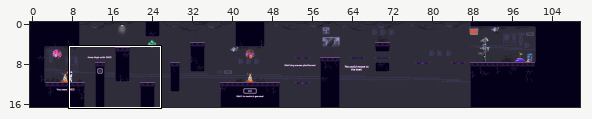
Tiled map (JSON): desktop/out/production/resources/levelsJson/tutorial2.tmj. Above, an overview of the earlier version with the close-up marked.
Close-up. Before the commit:
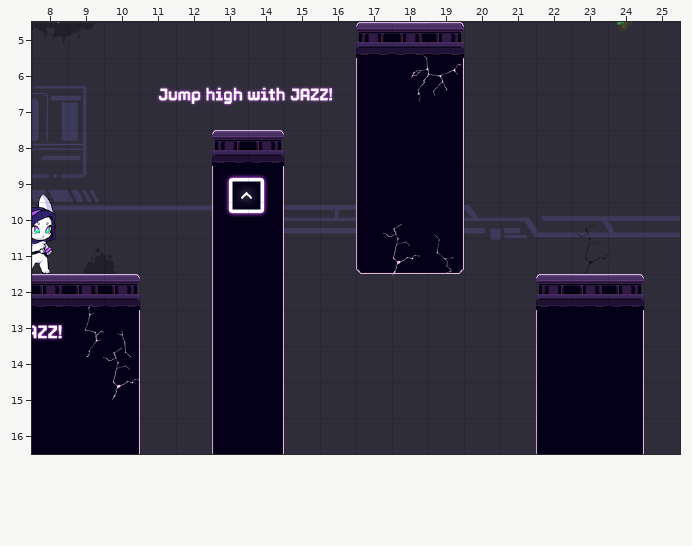
Cells are 64x64 px. Shown: x 8..25, y 5..16. The commit also changed other parts of the map, which this record leaves out.
And afterwards:
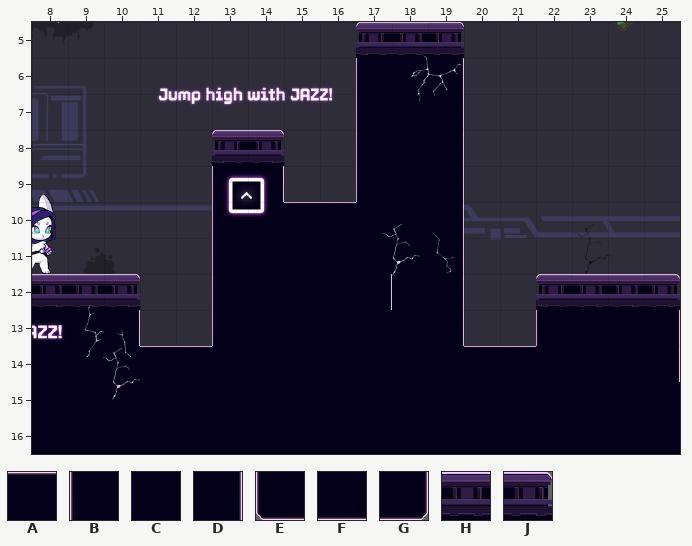
Key: from "rabbeatTileset": A 4, B 6, C 7, D 8, E 9, F 10, G 11, H 13, J 14.
_ is an empty cell.
The edit:
Layer "walls":
y 10: x 14..17 D__B -> CAAC
y 11: x 14..19 D__EFG -> CCCCCD
y 12: x 14..19 D_____ -> CCCDCD; x 24..25 J_ -> HJ
y 13: x 14..19 D_____ -> CCCCCD; x 24..25 D_ -> CD
y 14: x 10..22 D__BD_______B -> CAACCCCCCCAAC; x 24..25 D_ -> CD
y 15..16: x 10..22 D__BD_______B -> CCCCCCCCCCCCC; x 24..25 D_ -> CC
Changed places in both close-ups, as pixel boxes (x1, y1, x2, y2):
changed: (138, 202, 538, 454)
changed: (608, 274, 680, 454)
